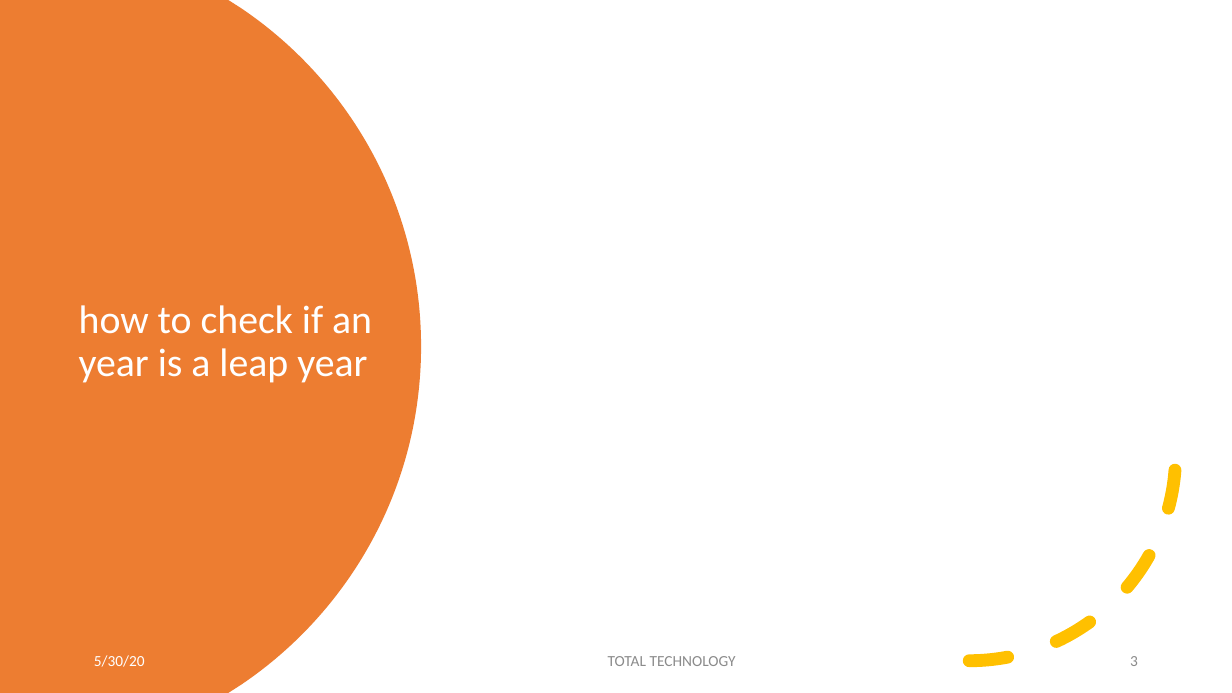
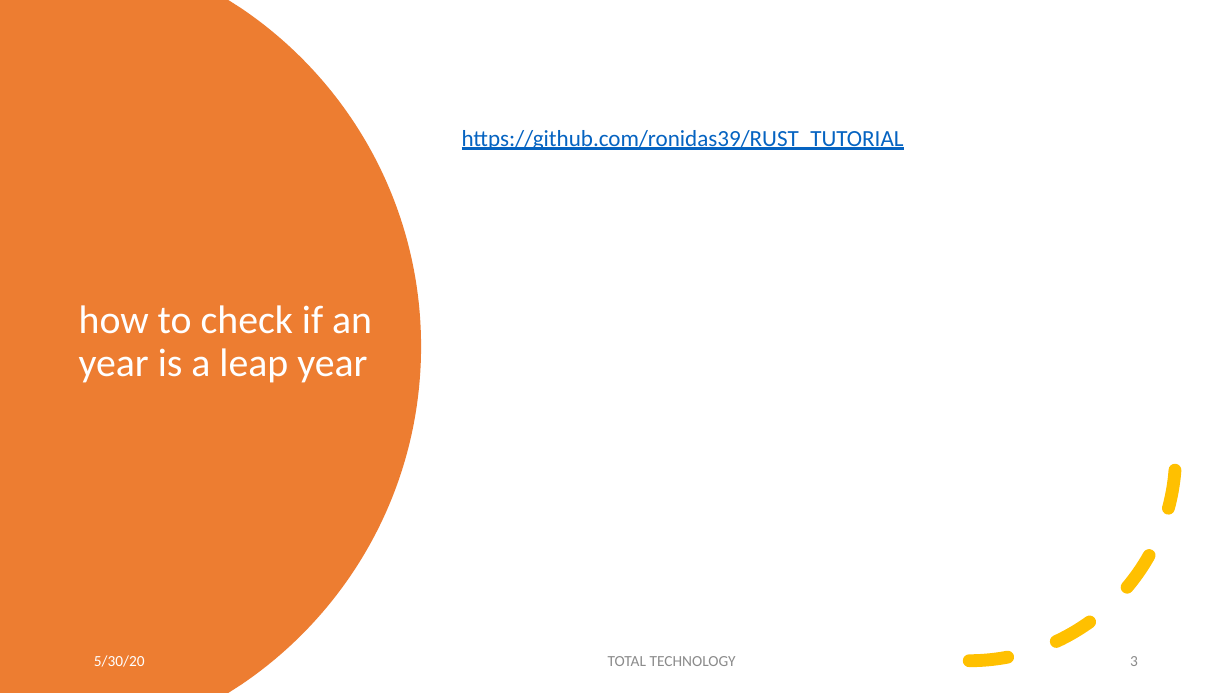
Before and after one commit to ronidas39/RUST_TUTORIAL, a slide deck: slide 3 of tutorial42/RUST_TUTORIAL_42_SLIDE.pptx. Drawn at 1232x693 pixels with LibreOffice and Linux fonts; fonts in the diff are those of the drawing. Boxes give left, top, right and bottom in pixels: in the first picture for what was removed or moved away, otherwise in the second. Text is boxed around its words. In the diff, an @@ line names an element or a change of style, - is before the commit and + after.

Commit message:
tutorial 42

```diff
--- a/tutorial42/RUST_TUTORIAL_42_SLIDE.pptx
+++ b/tutorial42/RUST_TUTORIAL_42_SLIDE.pptx
@@ text added at (462,130,904,150), 18 pt, text #0563C1, underline @@
+https://github.com/ronidas39/RUST_TUTORIAL
```
Also in this commit, not shown: 1 other file.
